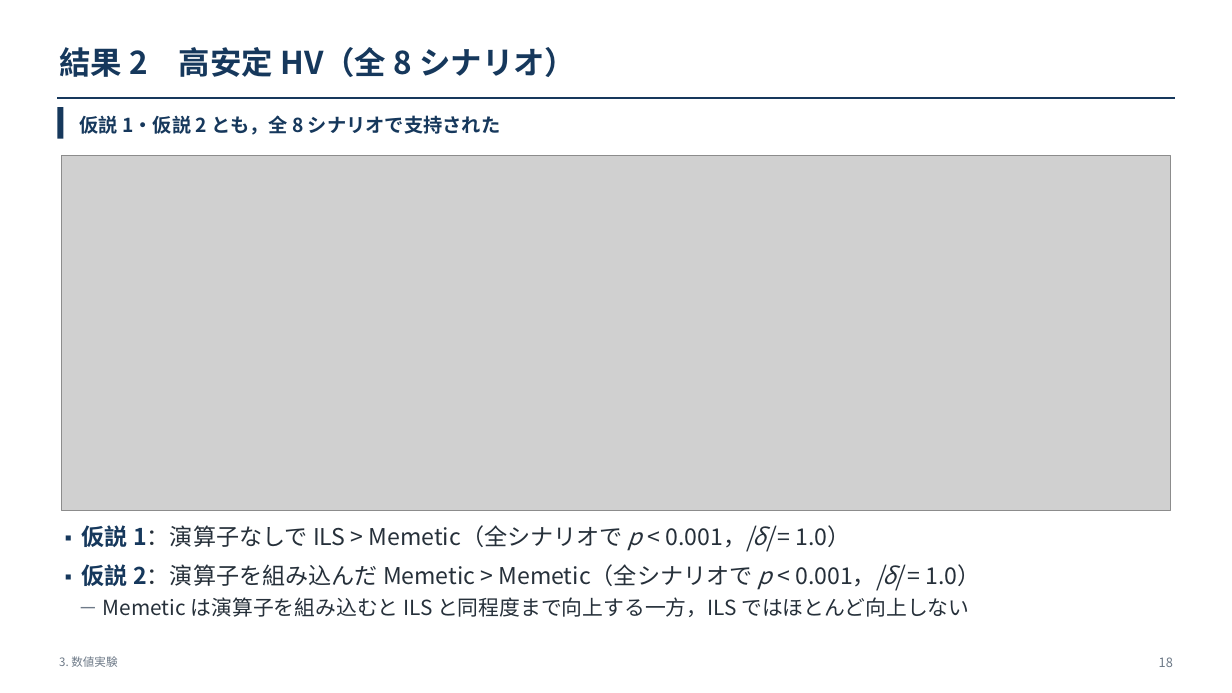
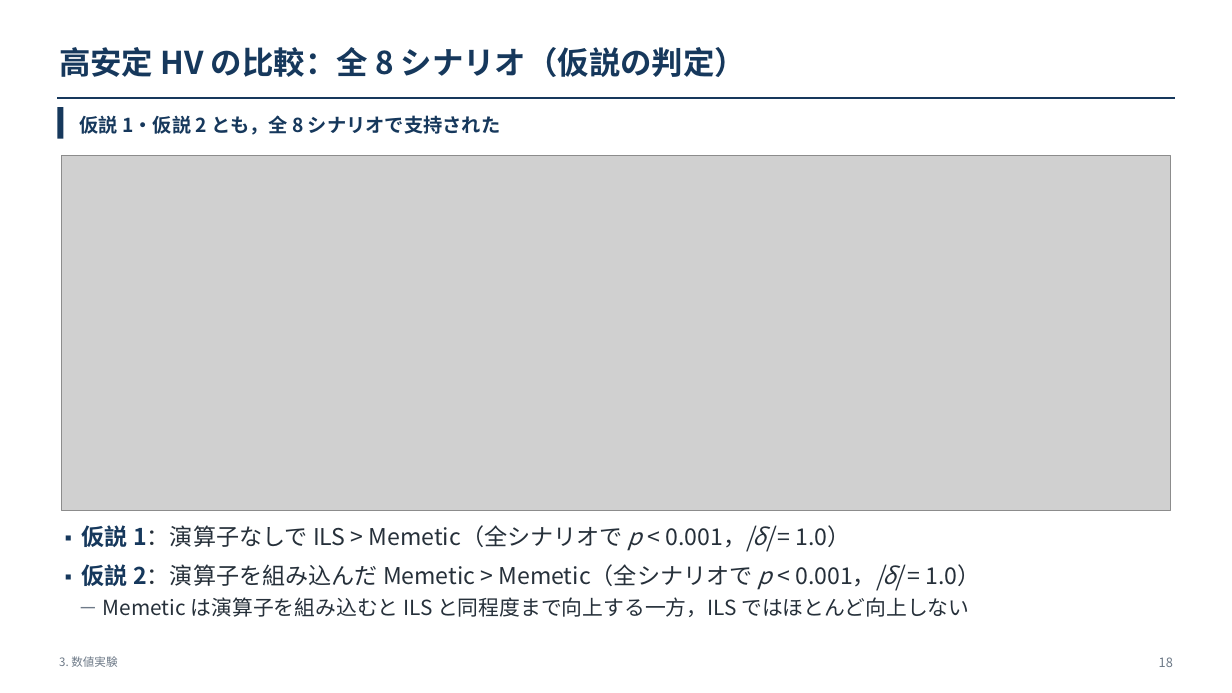
Before and after one commit to kitotakumi/stability_scheduling, a slide deck: slide 18 of doc/presentation_materials/JIMA2026fall_発表.pptx. Drawn at 1232x693 pixels with LibreOffice and Linux fonts; fonts in the diff are those of the drawing; grey boxes stand for pictures. Boxes give left, top, right and bottom in pixels: in the first picture for what was removed or moved away, otherwise in the second. Text is boxed around its words. In the diff, an @@ line names an element or a change of style, - is before the commit and + after.

```diff
--- a/doc/presentation_materials/JIMA2026fall_発表.pptx
+++ b/doc/presentation_materials/JIMA2026fall_発表.pptx
@@ text at <box>59,47,746,77</box>: text changed @@
-結果 2 高安定 HV（全 8 シナリオ）
+高安定 HV の比較：全 8 シナリオ（仮説の判定）
```
Also in this commit, not shown: 7 other slides changed, 4 other files.
